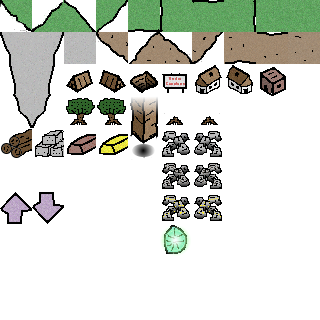
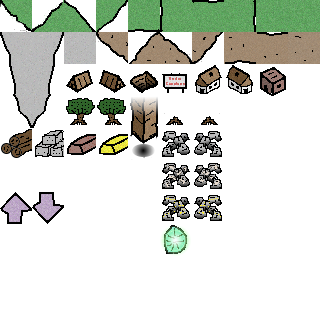
The second 320×320 image is a revision of the first. Changes to its layers:
painted on "rocks_iron2" over 198, 165, 219, 185
painted on "rocks_iron" over 166, 166, 186, 187
